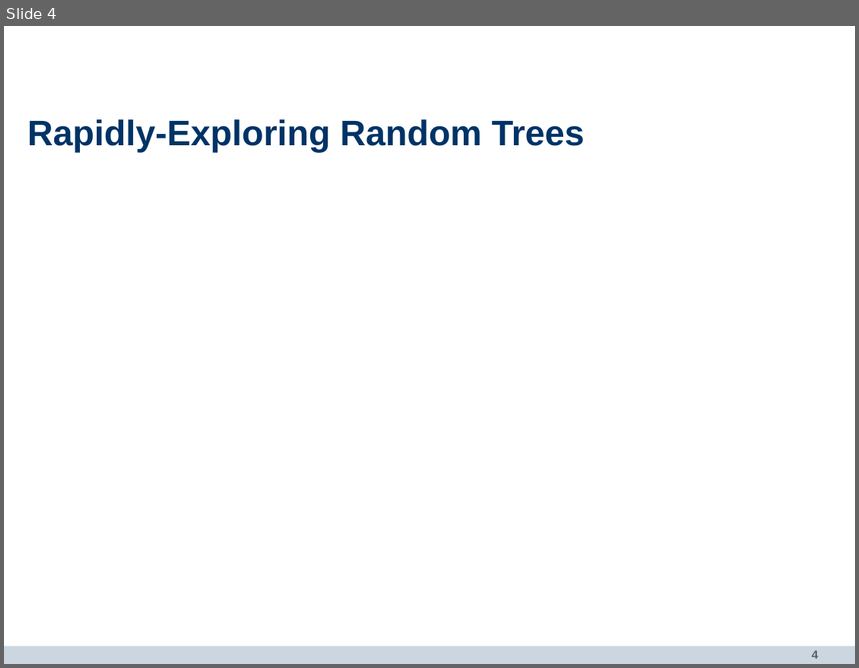
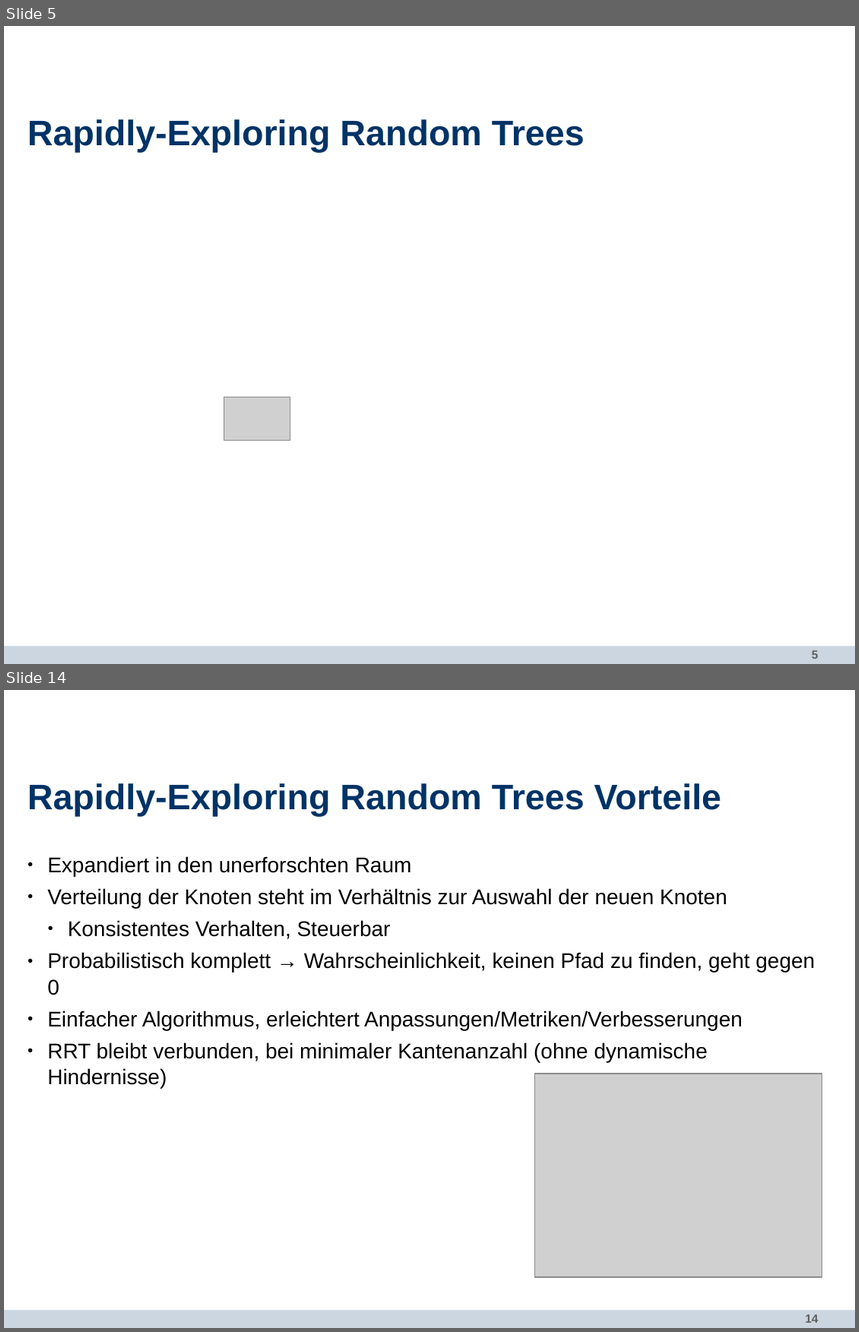
Before and after one commit to bernd96/Bachelorarbeit, a slide deck: Verteidigung/RRT_STAR_Presentation.odp. Shown one above the other, each under a label of ours: slide 4 before the commit, slides 5 and 14 after it; the slides between them are not shown. The pictures are 859x668 and 859x1332 pixels, drawn with LibreOffice and Linux fonts; fonts in the diff are those of the drawing; grey boxes stand for pictures; background and template pictures are left out. Boxes give left, top, right and bottom in pixels: in the first picture for what was removed or moved away, otherwise in the second. Text is boxed around its words. In the diff, an @@ line names an element or a change of style, - is before the commit and + after.

```diff
--- a/Verteidigung/RRT_STAR_Presentation.odp
+++ b/Verteidigung/RRT_STAR_Presentation.odp
@@ slide 14 added at (4,690,855,1328), background #FFFFFF; not listed: 2 template elements that a slide beside it also shows @@
@@ title added at (28,783,721,816), 30 pt, text #003366, bold @@
+Rapidly-Exploring Random Trees Vorteile
@@ text added at (47,856,815,1088), 18 pt, text #000000 @@
+● Expandiert in den unerforschten Raum
+● Verteilung der Knoten steht im Verhältnis zur Auswahl der neuen Knoten
+  ● Konsistentes Verhalten, Steuerbar
+● Probabilistisch komplett → Wahrscheinlichkeit, keinen Pfad zu finden, geht gegen 0
+● Einfacher Algorithmus, erleichtert Anpassungen/Metriken/Verbesserungen
+● RRT bleibt verbunden, bei minimaler Kantenanzahl (ohne dynamische Hindernisse)
@@ picture added at (535,1074,823,1277) @@
@@ what was slide 4 is now slide 5 @@
@@ slide 5 changed as well @@
@@ picture added at (224,397,290,440) @@
@@ page number at (812,651,819,659): text changed @@
-4
+5
```
Also in this commit, not shown: 33 other slides added, 27 slides removed, 24 other files.
